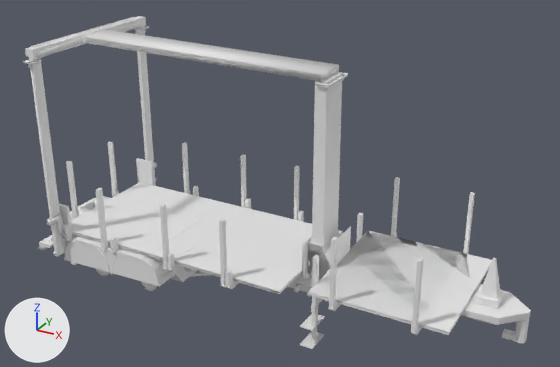
Before and after pictures for a commit that changed the FBX model road_train_trailer/meshes/trucks/tuning/double.fbx.
Camera for both pictures: a 50 mm lens placed at (0.076, -0.119, 0.085), pointed at (0.007, 0.008, 0.022). Lighting does not change. The marker at lower left points along +X, +Y and +Z. Materials are left out; every surface is plain grey. Where no turn or scale is listed for an object, it has been applied to the vertices. Vertices at the same position are counted once.

In view in the first picture: 'arm.002', 'cdt_Body.009', 'cdt_Cone.001', 'cdt_Lift.008', 'cdt_Pin.012', 'cdt_RootNode.009', 'double', 'extension.561', 'lift2.002', 'top.003'.
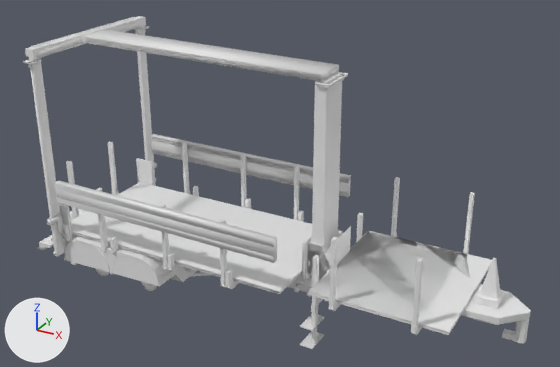
The change in detail:
me_cube_014 has 56 vertices, 44 faces and spans x 0.0117..0.0658, y -0.016..0.0161, z -0.0009..0.0009.
me_cube_014 is used by ob_top_003; location (-0.0447, -0.0001, 0.049).
me_cube_014 part 2: the loose piece of 8 vertices spanning x 0.0117..0.0658, y 0.0025..0.0036, z -0.0009..0.0009 is copied, and the copy is turned -0.4 degrees about the y axis through its middle and scaled by 0.923, then moved by (-0.0002, 0.0124, -0.0267); it spans x 0.0136..0.0635, y 0.0149..0.0161, z -0.0274..-0.026.
me_cube_014 part 3: the loose piece of 8 vertices spanning x 0.0117..0.0658, y 0.0025..0.0036, z -0.0009..0.0009 is copied, and the copy is turned -0.4 degrees about the y axis through its middle and scaled by 0.923, then moved by (-0.0002, 0.0124, -0.0297); it spans x 0.0136..0.0635, y 0.0149..0.0161, z -0.0304..-0.029.
me_cube_014 part 4: the loose piece of 8 vertices spanning x 0.0117..0.0658, y 0.0025..0.0036, z -0.0009..0.0009 is copied, and the copy is turned -0.4 degrees about the y axis through its middle and scaled by 0.923, then moved by (-0.0002, -0.0185, -0.0267); it spans x 0.0136..0.0635, y -0.0161..-0.0149, z -0.0274..-0.026.
me_cube_014 part 5: the loose piece of 8 vertices spanning x 0.0117..0.0658, y 0.0025..0.0036, z -0.0009..0.0009 is copied, and the copy is turned -0.4 degrees about the y axis through its middle and scaled by 0.923, then moved by (-0.0002, -0.0185, -0.0297); it spans x 0.0136..0.0635, y -0.0161..-0.0149, z -0.0304..-0.029.
me_cube_033 is used by ob_cdt_lift_008; location (0.0, 0.0, -0.0081).
me_cube_033 had 412 vertices, 298 faces and spanned x -0.0368..0.0192, y -0.0152..0.0151, z 0.017..0.0313.
me_cube_033 now has 428 vertices, 310 faces and spans x -0.0368..0.0192, y -0.0162..0.016, z 0.017..0.0313.
Part 1, on me_cube_033:
32 faces are deleted.
10 vertices are added at x -0.0311..0.0188, y -0.0162..0.0148, z 0.0266..0.0313.
6 new vertices lie (0.0, 0.0012, 0.0) away from vertices in x -0.0311..0.0188, y -0.0162..0.0148, z 0.0266..0.0313.
44 new faces join them.

Changed parts and their boxes (x1, y1, x2, y2) in the pictures (560 x 367 px; the box of a moved part takes in the faces that stretch with it):
'cdt_Lift.008', reshaped
    before: (59, 142, 312, 294)
    after: (55, 134, 351, 294)
'top.003', reshaped (303% taller)
    before: (36, 22, 339, 81)
    after: (36, 22, 351, 263)
part 1 of me_cube_033, moved or reshaped
    before: (72, 233, 278, 294)
    after: (55, 134, 351, 263)
part 2 of me_cube_014, added
    after: (151, 137, 351, 183)
part 3 of me_cube_014, added
    after: (152, 149, 350, 197)
part 4 of me_cube_014, added
    after: (55, 183, 274, 247)
part 5 of me_cube_014, added
    after: (57, 197, 274, 263)
